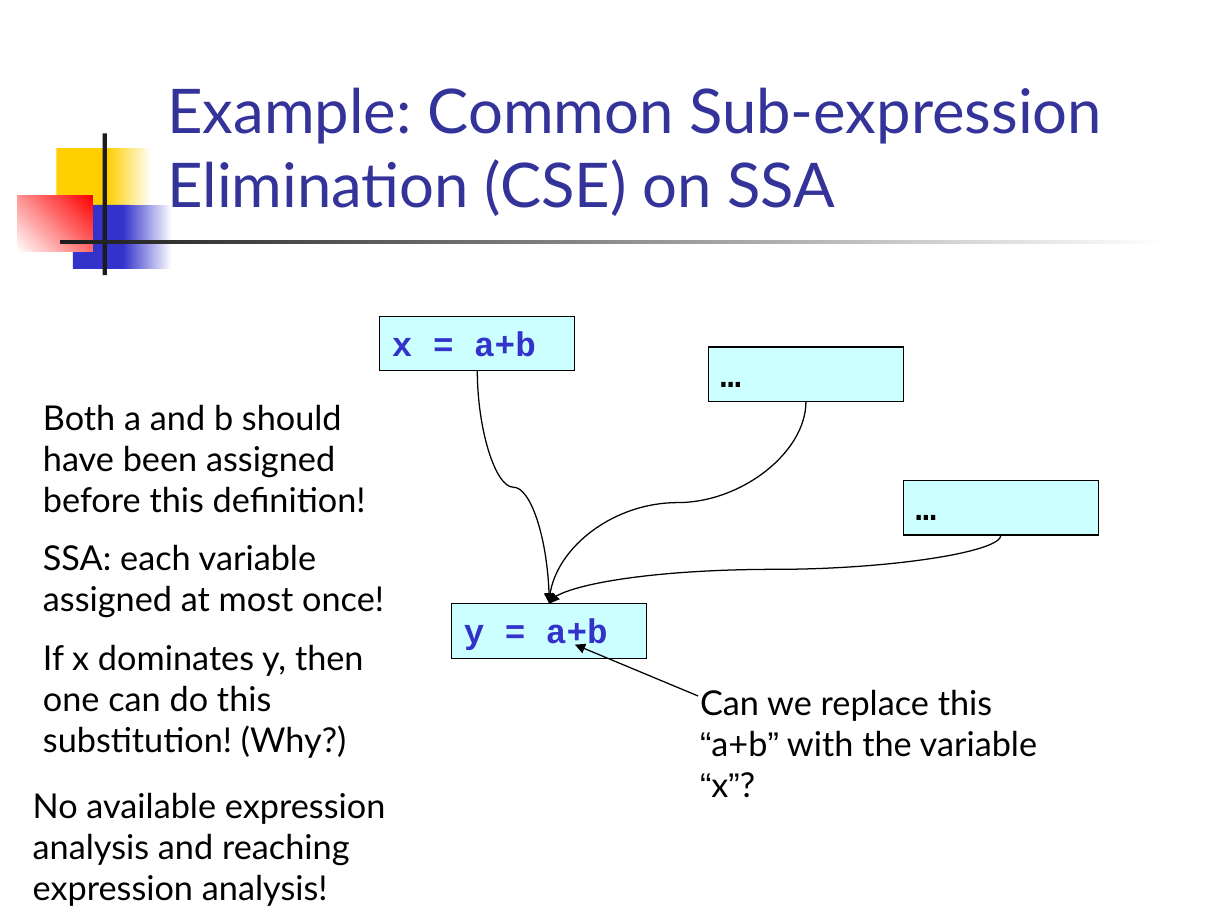
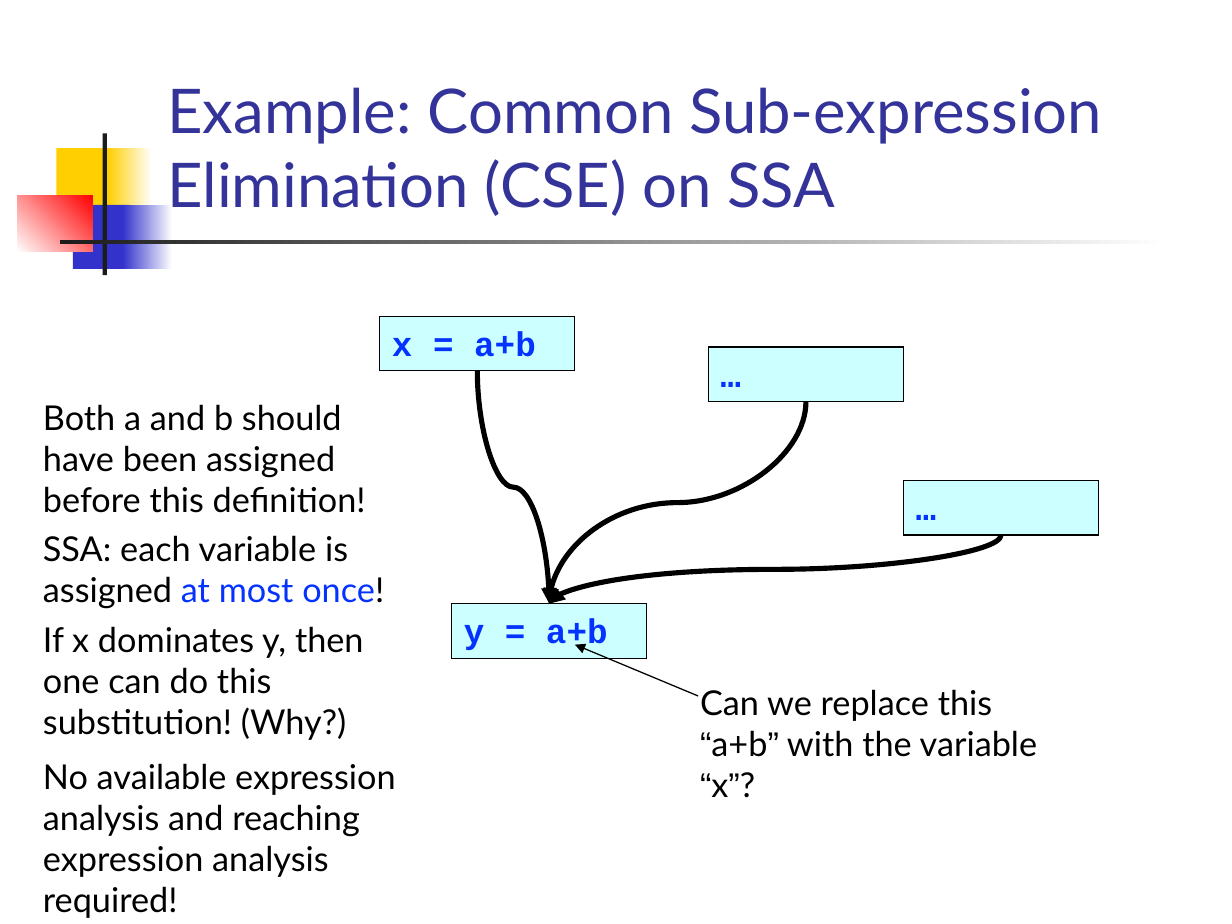
Before and after one commit to csslab-ustc/csslab-ustc.github.io, a slide deck: slide 16 of courses/compiler/slides/lec31-ssa.pptx (slide 15 before the commit). Drawn at 1232x924 pixels with LibreOffice and Linux fonts; fonts in the diff are those of the drawing. Boxes give left, top, right and bottom in pixels: in the first picture for what was removed or moved away, otherwise in the second. Text is boxed around its words. In the diff, an @@ line names an element or a change of style, - is before the commit and + after.

```diff
--- a/courses/compiler/slides/lec31-ssa.pptx
+++ b/courses/compiler/slides/lec31-ssa.pptx
@@ rectangle "x = a+b" at bbox=[379, 317, 574, 371]: text colour #3333CC to #0432FF @@
@@ rectangle "…" at bbox=[708, 347, 903, 402]: text colour #000000 to #0432FF @@
@@ curved arrow (478, 371) - (549, 604): stroke #000000 0.75 pt to #000000 3 pt @@
@@ text at bbox=[43, 404, 366, 740]: less space between paragraphs @@
@@ curved arrow (806, 402) - (549, 604): stroke #000000 0.75 pt to #000000 3 pt @@
@@ rectangle "…" at bbox=[903, 480, 1098, 535]: text colour #000000 to #0432FF @@
@@ text at bbox=[43, 535, 384, 609]: text changed @@
-SSA: each variable assigned at most once!
+SSA: each variable is assigned at most once!
@@ curved arrow (1000, 535) - (549, 604): stroke #000000 0.75 pt to #000000 3 pt @@
@@ rectangle "y = a+b" at bbox=[452, 604, 647, 658]: text colour #3333CC to #0432FF @@
@@ text at bbox=[43, 763, 395, 918]: text changed @@
-No available expression analysis and reaching expression analysis!
+No available expression analysis and reaching expression analysis required!
```
Also in this commit, not shown: 33 other slides changed, 20 slides added, 6 slides removed, 2 other files.
